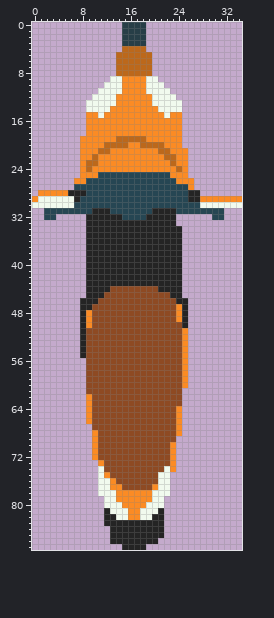
Edited in one commit: sprite sheet (images/motorbike-motorbike1parked-003.png). The picture above was drawn from the file before the commit.
The file is 35x88 pixels.
Once edited:
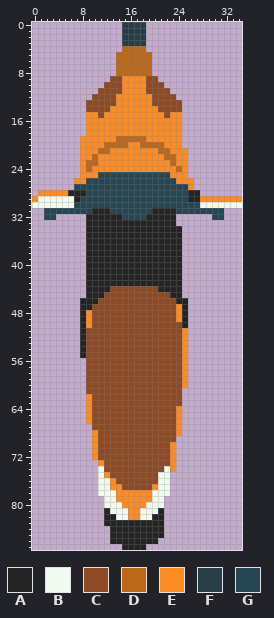
Palette (. is transparent): A #242424  B #f1faee  C #8e4a23  D #bc681b  E #fb8b24  F #273e47  G #264653
What changed:
Colour C replaces colour B in row 9 at x 13 to 14 and 19 to 20; in row 10 at x 12 to 14 and 19 to 21; in row 11 at x 11 to 14 and 19 to 22; in row 12 at x 10 to 13 and 20 to 23; in row 13 at x 9 to 13 and 20 to 24; in row 14 at x 9 to 12 and 21 to 24.
Colour C replaces colour B in row 15 at x 11 and 22.
Pixel boxes of the changes (left, top, right, bottom) in both pictures:
changed: (86, 76, 122, 118)
changed: (146, 76, 182, 118)
